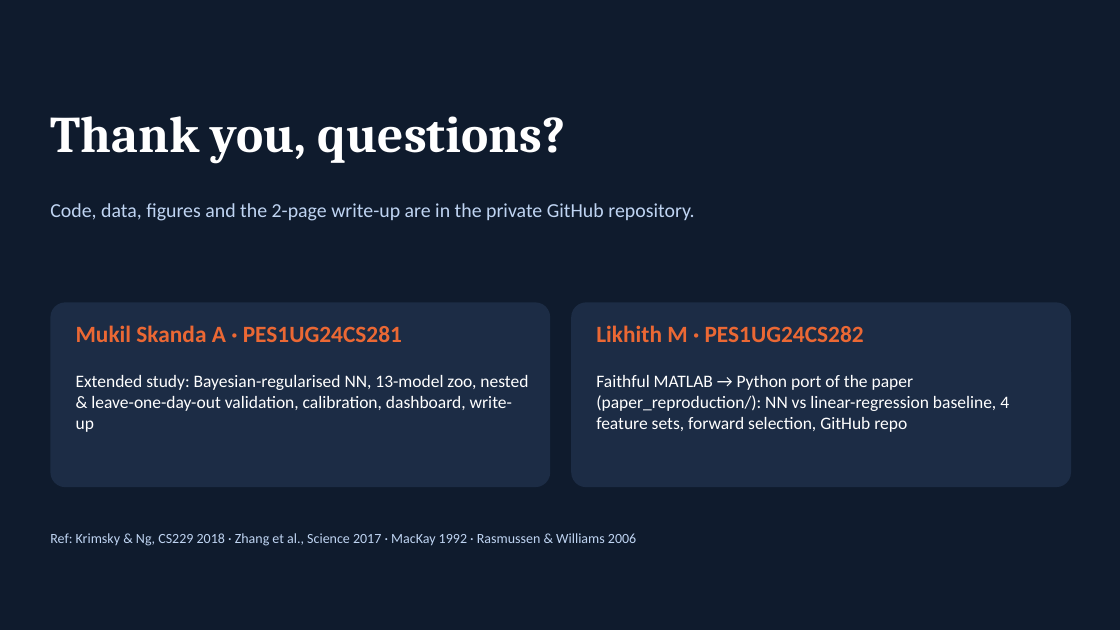
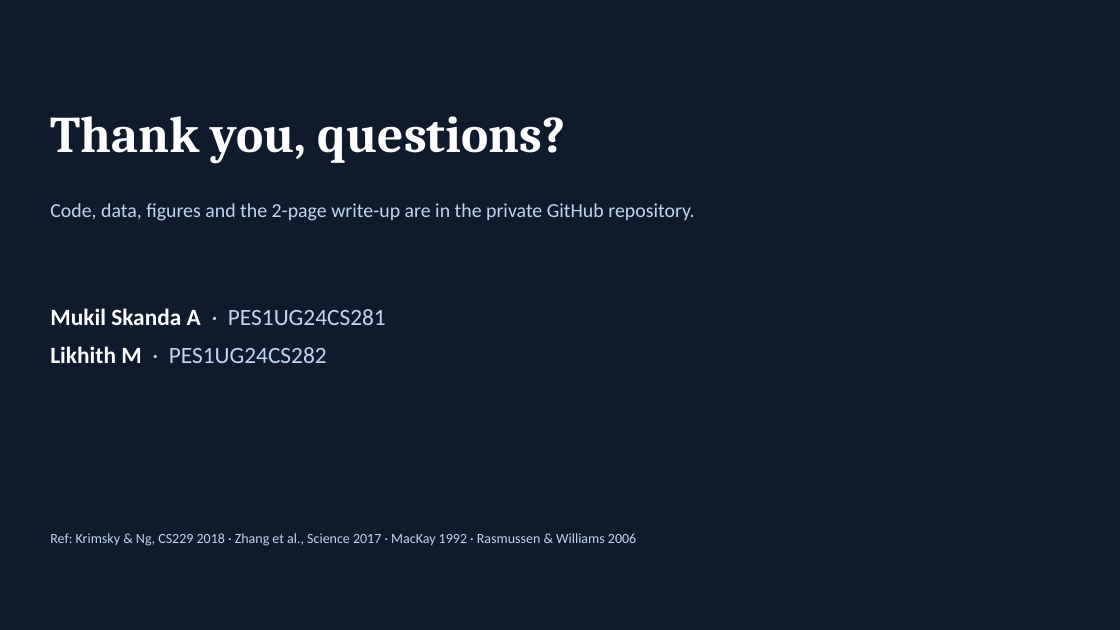
Before and after one commit to Mukilskanda/Predicting-Metabolic-Cost-During-Human-in-the-Loop-Optimisation, a slide deck: slide 15 of docs/MetaCost_Presentation.pptx. Drawn at 1120x630 pixels with LibreOffice and Linux fonts; fonts in the diff are those of the drawing. Boxes give left, top, right and bottom in pixels: in the first picture for what was removed or moved away, otherwise in the second. Text is boxed around its words. In the diff, an @@ line names an element or a change of style, - is before the commit and + after.

Commit message:
Remove contributions slide content and prep files from repo

```diff
--- a/docs/MetaCost_Presentation.pptx
+++ b/docs/MetaCost_Presentation.pptx
@@ text at (50, 308, 386, 325): text colour #EB6834 to #FFFFFF in "Mukil Skanda A"; text colour #EB6834 to #BFD4F2, bold off in "· PES1UG24CS281"; more space between paragraphs @@
@@ text "Mukil Skanda A · PES1UG24CS281": place and size @@
-text "Mukil Skanda A · PES1UG24CS281" at (76, 325, 402, 342)
+text "Mukil Skanda A · PES1UG24CS281" at (50, 308, 386, 363)
@@ rounded rectangle removed at (50, 302, 550, 487) @@
@@ rounded rectangle removed at (571, 302, 1071, 487) @@
@@ text removed at (596, 325, 864, 342) @@
-Likhith M · PES1UG24CS282
@@ text at (50, 346, 327, 363): paragraph added @@
+Likhith M · PES1UG24CS282
@@ text removed at (76, 375, 528, 432) @@
-Extended study: Bayesian-regularised NN, 13-model zoo, nested & leave-one-day-out validation, calibration, dashboard, write-up
@@ text removed at (596, 375, 1009, 432) @@
-Faithful MATLAB → Python port of the paper (paper_reproduction/): NN vs linear-regression baseline, 4 feature sets, forward selection, GitHub repo
```
Also in this commit, not shown: 1 slide added, 1 slide removed, 6 other files.
